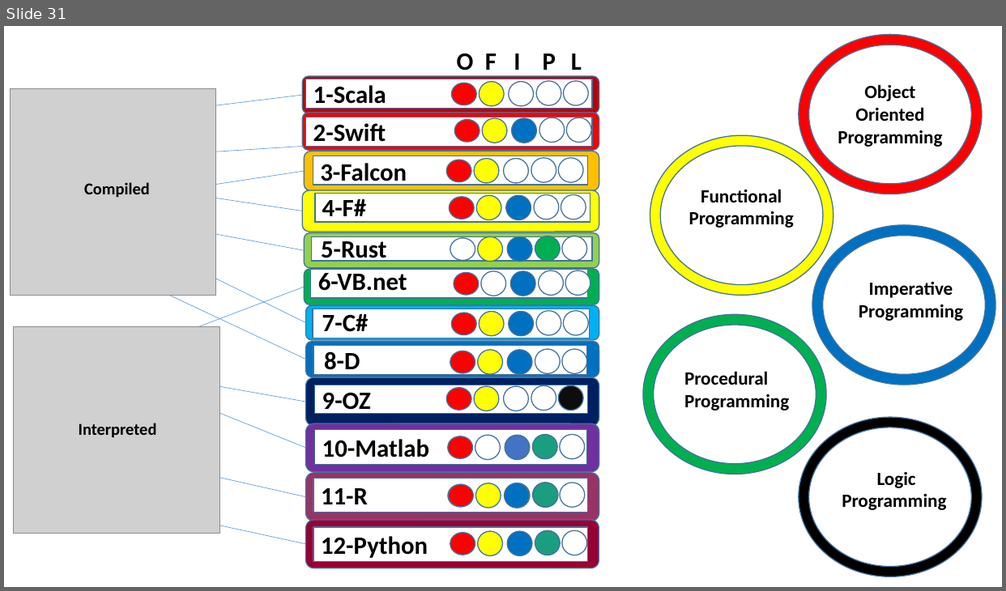
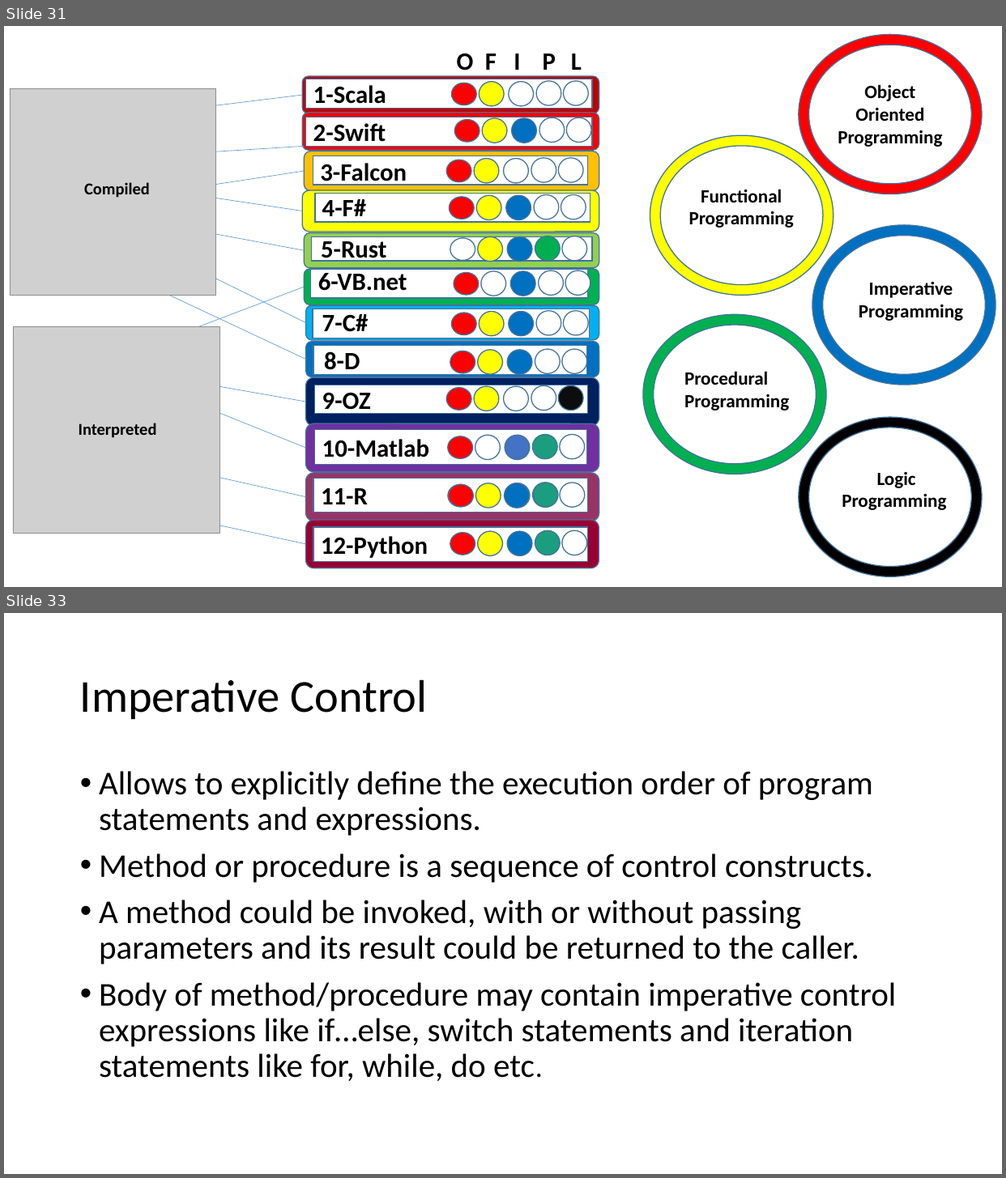
Before and after one commit to SharanGoharKhan/TPL-Project, a slide deck: TPL - May 10 - Updated Mehreen - Faisal.pptx. Shown one above the other, each under a label of ours: slide 31 before the commit, slides 31 and 33 after it; the slides between them are not shown. The pictures are 1006x591 and 1006x1178 pixels, drawn with LibreOffice and Linux fonts; fonts in the diff are those of the drawing; grey boxes stand for pictures. Boxes give left, top, right and bottom in pixels: in the first picture for what was removed or moved away, otherwise in the second. Text is boxed around its words. In the diff, an @@ line names an element or a change of style, - is before the commit and + after.

```diff
--- a/TPL - May 10 - Updated Mehreen - Faisal.pptx
+++ b/TPL - May 10 - Updated Mehreen - Faisal.pptx
@@ slide 33 added at bbox=[4, 613, 1002, 1174], background #FFFFFF @@
@@ title added at bbox=[80, 679, 427, 719], 44 pt, text #000000 @@
+Imperative Control
@@ text added at bbox=[99, 771, 896, 1081], 32 pt, text #000000 @@
+• Allows to explicitly define the execution order of program statements and expressions.
+• Method or procedure is a sequence of control constructs.
+• A method could be invoked, with or without passing parameters and its result could be returned to the caller.
+• Body of method/procedure may contain imperative control expressions like if…else, switch statements and iteration statements like for, while, do etc.
```
Also in this commit, not shown: 5 other slides added.
